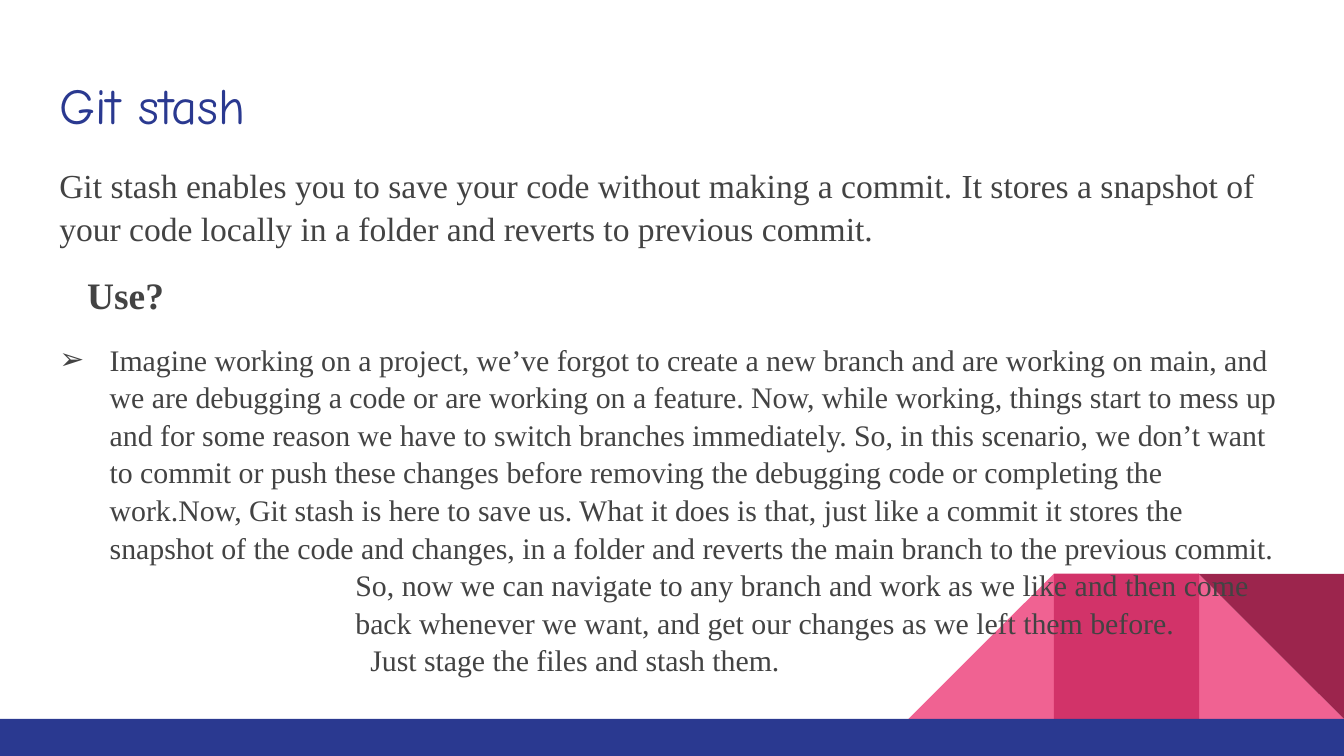
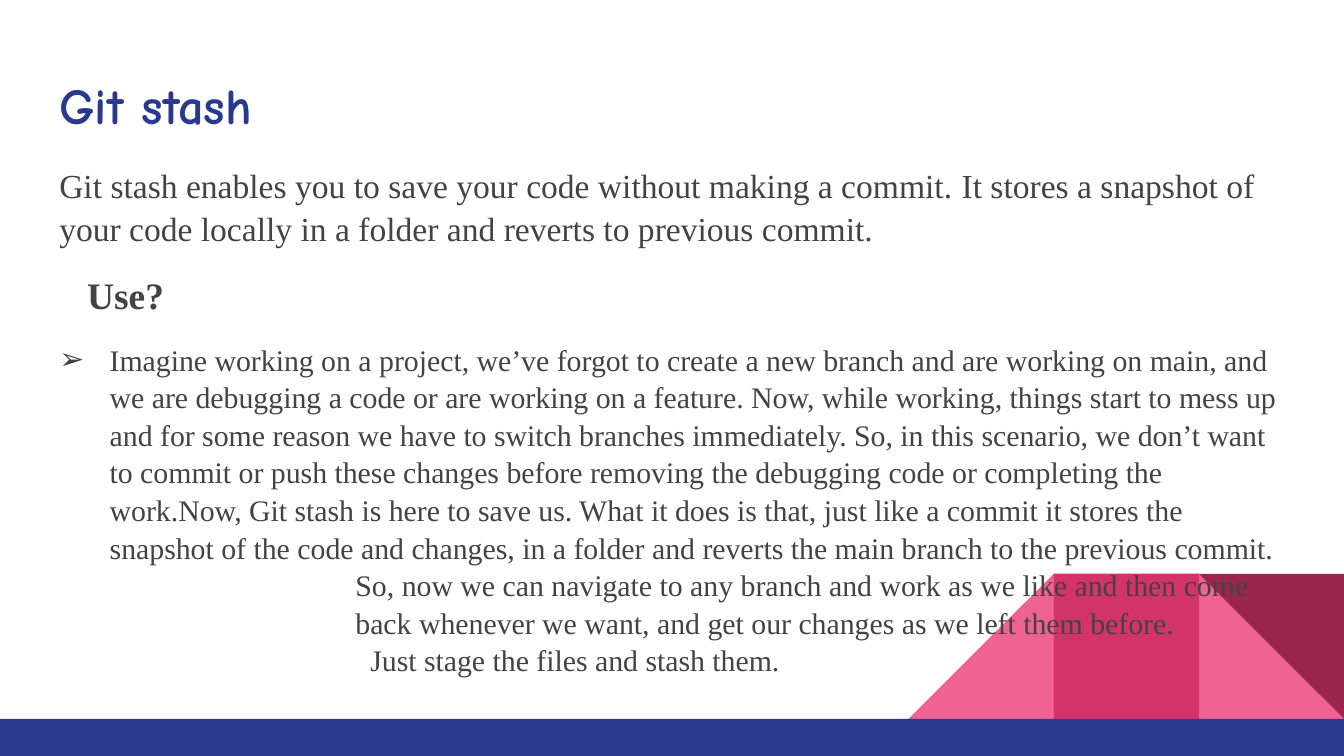
Before and after one commit to MrVaibhavChamp/Git-Advanced-Features, a slide deck: slide 6 of KOSS ppt.pptx. Drawn at 1344x756 pixels with LibreOffice and Linux fonts; fonts in the diff are those of the drawing. Boxes give left, top, right and bottom in pixels: in the first picture for what was removed or moved away, otherwise in the second. Text is boxed around its words. In the diff, an @@ line names an element or a change of style, - is before the commit and + after.

```diff
--- a/KOSS ppt.pptx
+++ b/KOSS ppt.pptx
@@ title "Git stash" at [59, 90, 252, 125]: bold on @@
```
Also in this commit, not shown: 10 other slides changed, 7 slides added.
